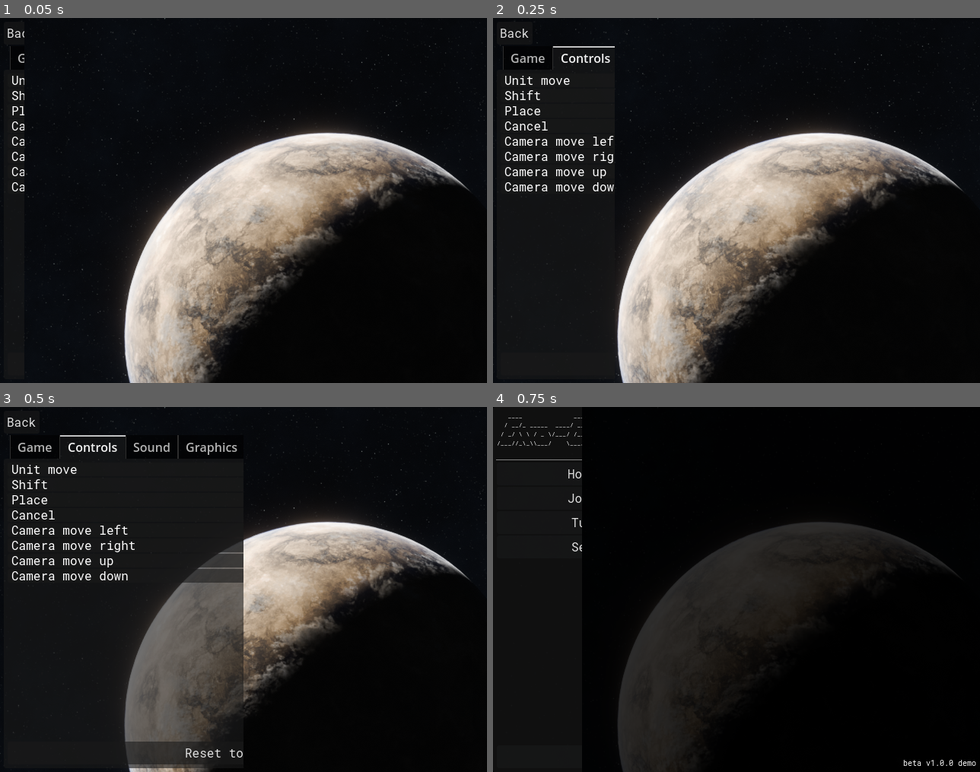
Above: before the commit, frames 1-4 (two rows, left to right).
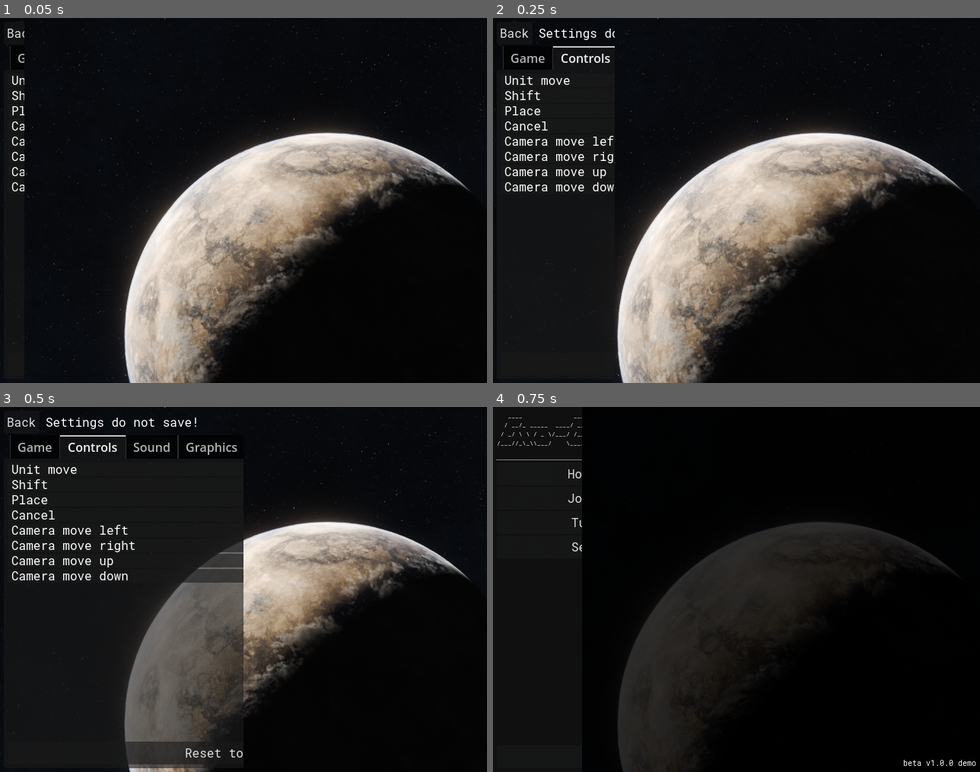
Above: after the commit, the same moments.

Repository: supereason333/exo-conquest
Game: Godot game, scene res://menu/settings/settings.tscn
Two runs of this game, one before a commit and one after it. Both use one fixed random seed, a clock stepped at 60 frames per second and the inputs below. This scene is started directly instead of the project's main scene. The engine's default icon, where the game draws it, is replaced by a stand-in: a white triangle on a blue panel in a dark square. Sound files missing from this copy of the repository are replaced by a short silence.
Inputs:
- Up to frame 1 (0.05 s): no input
- Up to frame 2 (0.25 s): no input
- Up to frame 3 (0.5 s): no input
- Up to frame 4 (0.75 s): click "Back" at 0.5 s

Frame 1 is identical in both runs. In frame 2, 0.2% of the frame differs, in the area x 9-25%, y 2-7%; in frame 3, 0.3%, in the area x 9-41%, y 2-7%; in frame 4, nothing differs.

Commit message:
Added idle detection to stop idle on menus

Diff:
--- a/game/tutorial.gd
+++ b/game/tutorial.gd
@@ -1,12 +1,14 @@
 extends Node
 
 @onready var game_env := $".."
+@onready var idle_detector := $IdleDetector
 
 var camera_has_moved := false
 
 func _ready() -> void:
 	RTS.select_list_changed.connect(select_list_changed)
 	$"../PlayerControl".building_placer_showen.connect(building_placer_showen)
+	idle_detector.timeout.connect(idle_detector_timeout)
 
 
 func init():
@@ -16,14 +18,22 @@
 	game_env.player.queue_dialogue("Right click to direct units")
 	game_env.player.queue_dialogue("WASD or move mouse to screen edge to move camera")
 	game_env.player.queue_dialogue("Make more miners and use the building placer at bottom right of screen to place a building")
+	game_env.player.moved.connect(player_moved)
 	var core := BuildingLoader.load_building_from_id(1)
 	core.position = Vector2(1000, 2530)
 	core.death.connect(on_core_death)
 	core.team_id = 1
 	game_env.add_building(core)
 
+func idle_detector_timeout():
+	MultiplayerScript.end_game()
+	MultiplayerScript.multiplayer_cleanup()
+
 func select_list_changed():
 	pass
+
+func player_moved(pos:Vector2):
+	idle_detector.reset()
 
 func on_core_death(unit:BaseUnit):
 	MultiplayerScript.game_winner = 1
--- a/game/tutorial_land.tscn
+++ b/game/tutorial_land.tscn
@@ -1,6 +1,7 @@
-[gd_scene load_steps=21 format=4 uid="uid://ckmlo2jicay7h"]
+[gd_scene load_steps=22 format=4 uid="uid://ckmlo2jicay7h"]
 
 [ext_resource type="Script" path="res://game/game_environment.gd" id="1_4lc3g"]
+[ext_resource type="PackedScene" uid="uid://ccpetjw1nsnbp" path="res://idle_detector.tscn" id="2_01jp8"]
 [ext_resource type="PackedScene" uid="uid://c4vu28w7nfnwt" path="res://game/player/player_control.tscn" id="2_64dr7"]
 [ext_resource type="Texture2D" uid="uid://1xht1tsa6y01" path="res://game/resources/maps/tilemaps/sand_tiles.png" id="3_mx4aj"]
 [ext_resource type="Texture2D" uid="uid://bfwyka2topjgi" path="res://game/resources/maps/tilemaps/materials.png" id="4_gwvna"]
@@ -388,6 +389,8 @@
 one_shot = true
 autostart = true
 
+[node name="IdleDetector" parent="Tutorial" instance=ExtResource("2_01jp8")]
+
 [node name="SniperUnit3" parent="." instance=ExtResource("11_5l0qm")]
 position = Vector2(952, 2158)
 team_id = 1
--- /dev/null
+++ b/idle_detector.tscn
@@ -0,0 +1,25 @@
+[gd_scene load_steps=2 format=3 uid="uid://ccpetjw1nsnbp"]
+
+[sub_resource type="GDScript" id="GDScript_db6dd"]
+script/source = "extends Node
+
+signal timeout
+
+var idle_time:float = 0
+
+func _process(delta: float) -> void:
+	idle_time += delta
+	if idle_time >= 10:
+		timeout.emit()
+		get_tree().change_scene_to_file(\"res://menu/main_menus/title_screen.tscn\")
+
+func _input(event: InputEvent) -> void:
+	if event is InputEventKey or event is InputEventMouseButton:
+		idle_time = 0
+
+func reset():
+	idle_time = 0
+"
+
+[node name="IdleDetector" type="Node"]
+script = SubResource("GDScript_db6dd")
--- a/menu/main_menus/multiplayer_join_screen.gd
+++ b/menu/main_menus/multiplayer_join_screen.gd
@@ -2,6 +2,7 @@
 
 @onready var port_entry := $MarginContainer/VBoxContainer/ManualType/MarginContainer/VBoxContainer/PortEntry
 @onready var address_entry := $MarginContainer/VBoxContainer/ManualType/MarginContainer/VBoxContainer/AddressEntry
+@onready var window := $Window
 
 # Called when the node enters the scene tree for the first time.
 func _ready() -> void:
@@ -18,6 +19,9 @@
 
 
 func _on_join_button_pressed() -> void:
+	window.popup()
+
+	return
 	var port:int = port_entry.text.to_int()
 
 	MultiplayerScript.join_server(address_entry.text, port)
--- a/menu/main_menus/multiplayer_join_screen.tscn
+++ b/menu/main_menus/multiplayer_join_screen.tscn
@@ -1,9 +1,10 @@
-[gd_scene load_steps=5 format=3 uid="uid://cu4wfb3wg2xfq"]
+[gd_scene load_steps=6 format=3 uid="uid://cu4wfb3wg2xfq"]
 
 [ext_resource type="Theme" uid="uid://dk83qmx0ytnuw" path="res://menu/menu_resources/themes/default_theme.tres" id="1_uttkt"]
 [ext_resource type="Script" path="res://menu/main_menus/multiplayer_join_screen.gd" id="2_s8o26"]
 [ext_resource type="Texture2D" uid="uid://cvwhr7nkrey7h" path="res://menu/menu_resources/backgrounds/planet1.png" id="3_4dma1"]
 [ext_resource type="PackedScene" uid="uid://yiqeeod0dgy" path="res://menu/player_data_editor.tscn" id="4_gngac"]
+[ext_resource type="PackedScene" uid="uid://ccpetjw1nsnbp" path="res://idle_detector.tscn" id="5_d3yhu"]
 
 [node name="MultiplayerMainScreen" type="Control"]
 layout_mode = 3
@@ -133,5 +134,26 @@
 layout_mode = 2
 text = "Hello!"
 
+[node name="Window" type="Window" parent="."]
+auto_translate_mode = 1
+initial_position = 1
+size = Vector2i(370, 100)
+visible = false
+
+[node name="MarginContainer" type="MarginContainer" parent="Window"]
+anchors_preset = 15
+anchor_right = 1.0
+anchor_bottom = 1.0
+grow_horizontal = 2
+grow_vertical = 2
+
+[node name="Label" type="Label" parent="Window/MarginContainer"]
+layout_mode = 2
+text = "Multiplayer is not enabled for demo version because theres no other computer to play with. Play tutorial level instead."
+autowrap_mode = 2
+
+[node name="IdleDetector" parent="." instance=ExtResource("5_d3yhu")]
+
 [connection signal="pressed" from="MarginContainer/VBoxContainer/HBoxContainer/BackButton" to="." method="_on_back_button_pressed"]
 [connection signal="pressed" from="MarginContainer/VBoxContainer/ManualType/MarginContainer/VBoxContainer/HBoxContainer2/JoinButton" to="." method="_on_join_button_pressed"]
+[connection signal="close_requested" from="Window" to="Window" method="hide"]
--- a/menu/main_menus/title_screen.tscn
+++ b/menu/main_menus/title_screen.tscn
@@ -54,7 +54,7 @@
   / __/_ _____  ____/ ___/__  ___  ___ ___ _____ ___ / /_
  / _/ \\ \\ / _ \\/___/ /__/ _ \\/ _ \\/ _ `/ // / -_|_-</ __/
 /___//_\\_\\\\___/    \\___/\\___/_//_/\\_, /\\_,_/\\__/___/\\__/
-                                   /_/                   "
+                                   /_/ "
 fit_content = true
 autowrap_mode = 0
 shortcut_keys_enabled = false
--- a/menu/multiplayer_host_screen.gd
+++ b/menu/multiplayer_host_screen.gd
@@ -3,12 +3,16 @@
 @onready var err_label := $MarginContainer/VBoxContainer/HBoxContainer/LeftBox/ServerInfo/MarginContainer/VBoxContainer/ErrorLabel
 @onready var port_entry := $MarginContainer/VBoxContainer/HBoxContainer/LeftBox/ServerInfo/MarginContainer/VBoxContainer/PortEntry
 @onready var spin_box := $MarginContainer/VBoxContainer/HBoxContainer/LeftBox/GameInfo/MarginContainer/VBoxContainer/HBoxContainer/SpinBox
+@onready var window := $Window
 
 func _on_back_button_pressed() -> void:
 	get_tree().change_scene_to_file("res://menu/main_menus/title_screen.tscn")
 
 
 func _on_host_button_pressed() -> void:
+	window.popup()
+
+	return
 	var err = MultiplayerScript.host_server(port_entry.text.to_int(), spin_box.value)
 	if err:
 		err_label.text = err
--- a/menu/multiplayer_host_screen.tscn
+++ b/menu/multiplayer_host_screen.tscn
@@ -1,9 +1,10 @@
-[gd_scene load_steps=5 format=3 uid="uid://dlrym6gwiocn1"]
+[gd_scene load_steps=6 format=3 uid="uid://dlrym6gwiocn1"]
 
 [ext_resource type="Theme" uid="uid://dk83qmx0ytnuw" path="res://menu/menu_resources/themes/default_theme.tres" id="1_w0d10"]
 [ext_resource type="Script" path="res://menu/multiplayer_host_screen.gd" id="2_ipag4"]
 [ext_resource type="Texture2D" uid="uid://cvwhr7nkrey7h" path="res://menu/menu_resources/backgrounds/planet1.png" id="3_v7fyy"]
 [ext_resource type="PackedScene" uid="uid://yiqeeod0dgy" path="res://menu/player_data_editor.tscn" id="4_m1570"]
+[ext_resource type="PackedScene" uid="uid://ccpetjw1nsnbp" path="res://idle_detector.tscn" id="5_84gtb"]
 
 [node name="MultiplayerHostScreen" type="Control"]
 layout_mode = 3
@@ -128,5 +129,25 @@
 grow_vertical = 2
 texture = ExtResource("3_v7fyy")
 
+[node name="Window" type="Window" parent="."]
+initial_position = 1
+size = Vector2i(370, 100)
+visible = false
+
+[node name="MarginContainer" type="MarginContainer" parent="Window"]
+anchors_preset = 15
+anchor_right = 1.0
+anchor_bottom = 1.0
+grow_horizontal = 2
+grow_vertical = 2
+
+[node name="Label" type="Label" parent="Window/MarginContainer"]
+layout_mode = 2
+text = "Multiplayer is not enabled for demo version because theres no other computer to play with. Play tutorial level instead."
+autowrap_mode = 2
+
+[node name="IdleDetector" parent="." instance=ExtResource("5_84gtb")]
+
 [connection signal="pressed" from="MarginContainer/VBoxContainer/HBoxContainer2/BackButton" to="." method="_on_back_button_pressed"]
 [connection signal="pressed" from="MarginContainer/VBoxContainer/HBoxContainer/LeftBox/ServerInfo/MarginContainer/VBoxContainer/HostButton" to="." method="_on_host_button_pressed"]
+[connection signal="close_requested" from="Window" to="Window" method="hide"]
--- a/menu/settings/settings.tscn
+++ b/menu/settings/settings.tscn
@@ -1,8 +1,9 @@
-[gd_scene load_steps=11 format=3 uid="uid://bycuqm1mnvlxl"]
+[gd_scene load_steps=12 format=3 uid="uid://bycuqm1mnvlxl"]
 
 [ext_resource type="Theme" uid="uid://dk83qmx0ytnuw" path="res://menu/menu_resources/themes/default_theme.tres" id="1_jbpj5"]
 [ext_resource type="Texture2D" uid="uid://cvwhr7nkrey7h" path="res://menu/menu_resources/backgrounds/planet1.png" id="3_iurcc"]
 [ext_resource type="Script" path="res://menu/settings/settings_menu.gd" id="3_l3klw"]
+[ext_resource type="PackedScene" uid="uid://ccpetjw1nsnbp" path="res://idle_detector.tscn" id="4_36p8t"]
 
 [sub_resource type="GDScript" id="GDScript_5qsir"]
 script/source = "extends Control
@@ -14,11 +15,6 @@
 	var clip_tween = create_tween()
 	settings_ui.size.x = 0
 	clip_tween.tween_property(settings_ui, \"size\", Vector2(640, 480), 1)
-
-
-# Called every frame. 'delta' is the elapsed time since the previous frame.
-func _process(delta: float) -> void:
-	pass
 "
 
 [sub_resource type="GDScript" id="GDScript_4utcf"]
@@ -101,8 +97,8 @@
 		):
 			if event is InputEventMouseButton and event.double_click:
 				event.double_click = false
-			InputMap.action_erase_events(action_to_remap)
-			InputMap.action_add_event(action_to_remap, event)
+			#InputMap.action_erase_events(action_to_remap)
+			#InputMap.action_add_event(action_to_remap, event)
 			_update_action_list(remapping_button, event)
 
 			is_remapping = false
@@ -206,16 +202,22 @@
 layout_mode = 2
 text = "Back"
 
+[node name="Label" type="Label" parent="Settings/MarginContainer/VBoxContainer/HBoxContainer2"]
+layout_mode = 2
+text = "Settings do not save!"
+
 [node name="Control" type="Control" parent="Settings/MarginContainer/VBoxContainer/HBoxContainer2"]
 layout_mode = 2
 size_flags_horizontal = 3
 
 [node name="ResetButton" type="Button" parent="Settings/MarginContainer/VBoxContainer/HBoxContainer2"]
 layout_mode = 2
+disabled = true
 text = "Reset settings"
 
 [node name="SaveButton" type="Button" parent="Settings/MarginContainer/VBoxContainer/HBoxContainer2"]
 layout_mode = 2
+disabled = true
 text = "Save settings"
 
 [node name="TabContainer" type="TabContainer" parent="Settings/MarginContainer/VBoxContainer"]
@@ -412,7 +414,7 @@
 
 [node name="Window" type="Window" parent="."]
 initial_position = 1
-size = Vector2i(340, 100)
+size = Vector2i(340, 115)
 visible = false
 unresizable = true
 always_on_top = true
@@ -439,7 +441,9 @@
 
 [node name="Label" type="Label" parent="Window/MarginContainer/VBoxContainer/CenterContainer"]
 layout_mode = 2
-text = "Settings not saved!"
+text = "Settings not saved!
+Settings do not save!"
+horizontal_alignment = 1
 
 [node name="HBoxContainer" type="HBoxContainer" parent="Window/MarginContainer/VBoxContainer"]
 layout_mode = 2
@@ -452,6 +456,7 @@
 
 [node name="SaveButton" type="Button" parent="Window/MarginContainer/VBoxContainer/HBoxContainer"]
 layout_mode = 2
+disabled = true
 text = "Save settings"
 
 [node name="ResetWindow" type="Window" parent="."]
@@ -497,6 +502,8 @@
 [node name="Cancel" type="Button" parent="ResetWindow/MarginContainer/VBoxContainer/HBoxContainer"]
 layout_mode = 2
 text = "Nah"
+
+[node name="IdleDetector" parent="." instance=ExtResource("4_36p8t")]
 
 [connection signal="pressed" from="Settings/MarginContainer/VBoxContainer/HBoxContainer2/BackButton" to="Settings" method="_on_back_button_pressed"]
 [connection signal="pressed" from="Settings/MarginContainer/VBoxContainer/HBoxContainer2/ResetButton" to="ResetWindow" method="popup"]
@@ -518,6 +525,7 @@
 [connection signal="about_to_popup" from="Window" to="Window" method="_on_about_to_popup"]
 [connection signal="close_requested" from="Window" to="Window" method="hide"]
 [connection signal="pressed" from="Window/MarginContainer/VBoxContainer/HBoxContainer/ExitButton" to="Window" method="_on_exit_button_pressed"]
+[connection signal="pressed" from="Window/MarginContainer/VBoxContainer/HBoxContainer/SaveButton" to="Settings" method="_on_save_button_pressed"]
 [connection signal="about_to_popup" from="ResetWindow" to="ResetWindow" method="_on_about_to_popup"]
 [connection signal="close_requested" from="ResetWindow" to="ResetWindow" method="hide"]
 [connection signal="pressed" from="ResetWindow/MarginContainer/VBoxContainer/HBoxContainer/Reset" to="Settings" method="_on_reset_pressed"]
--- a/menu/settings/settings_menu.gd
+++ b/menu/settings/settings_menu.gd
@@ -17,7 +17,7 @@
 	set_settings()
 
 func set_settings():
-	temp_settings = RTS.game_settings
+	temp_settings = RTS.game_settings.duplicate(true)
 
 	camera_options.selected = temp_settings.movement_type
 	camera_speed.value = temp_settings.camera_move_speed
@@ -39,6 +39,8 @@
 
 
 func _on_save_button_pressed() -> void:
+
+	return
 	RTS.game_settings = temp_settings
 	AudioServer.set_bus_volume_db(0, temp_settings.default_master)
 	AudioServer.set_bus_volume_db(1, temp_settings.default_bgm)
--- a/menu/win_screen.tscn
+++ b/menu/win_screen.tscn
@@ -1,7 +1,8 @@
-[gd_scene load_steps=3 format=3 uid="uid://dpnulkofkdqgt"]
+[gd_scene load_steps=4 format=3 uid="uid://dpnulkofkdqgt"]
 
 [ext_resource type="Script" path="res://menu/win_screen.gd" id="1_4b0fa"]
 [ext_resource type="Texture2D" uid="uid://dc536nmlge5wf" path="res://game/resources/579329.jpg" id="2_irvis"]
+[ext_resource type="PackedScene" uid="uid://ccpetjw1nsnbp" path="res://idle_detector.tscn" id="3_ievri"]
 
 [node name="WinScreen" type="Control"]
 layout_mode = 3
@@ -57,4 +58,6 @@
 offset_bottom = 8.0
 text = "Return to title screen"
 
+[node name="IdleDetector" parent="." instance=ExtResource("3_ievri")]
+
 [connection signal="pressed" from="Button" to="." method="_on_button_pressed"]
--- a/project.godot
+++ b/project.godot
@@ -29,7 +29,6 @@
 
 window/size/viewport_width=640
 window/size/viewport_height=480
-window/size/mode=3
 window/stretch/mode="viewport"
 
 [dotnet]
